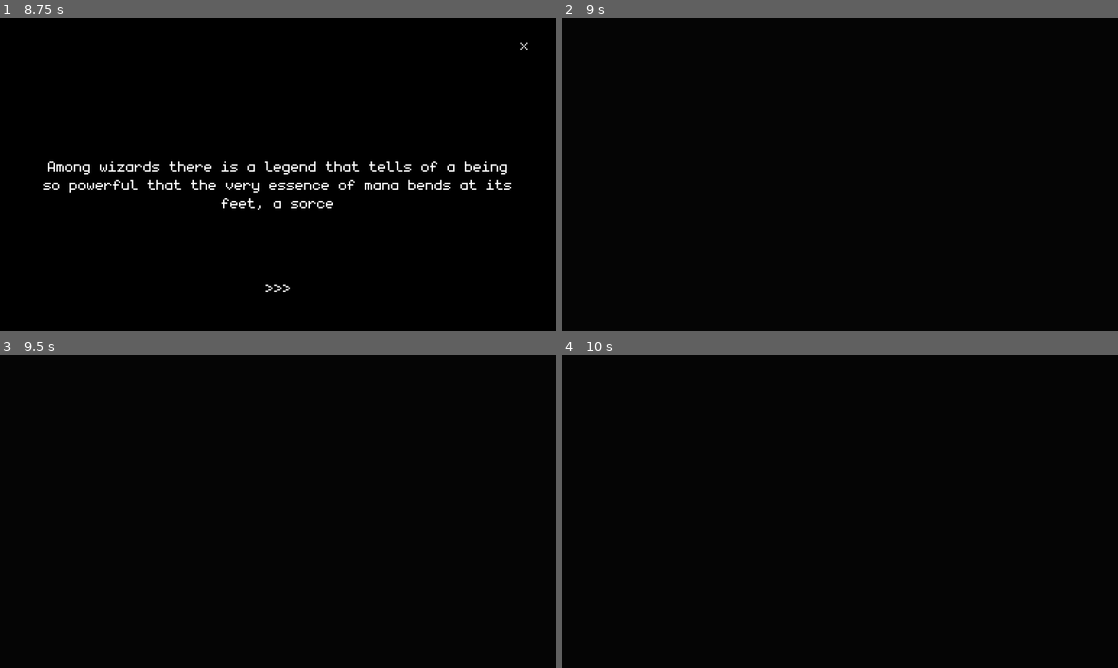
Above: before the commit, frames 1-4 (two rows, left to right).
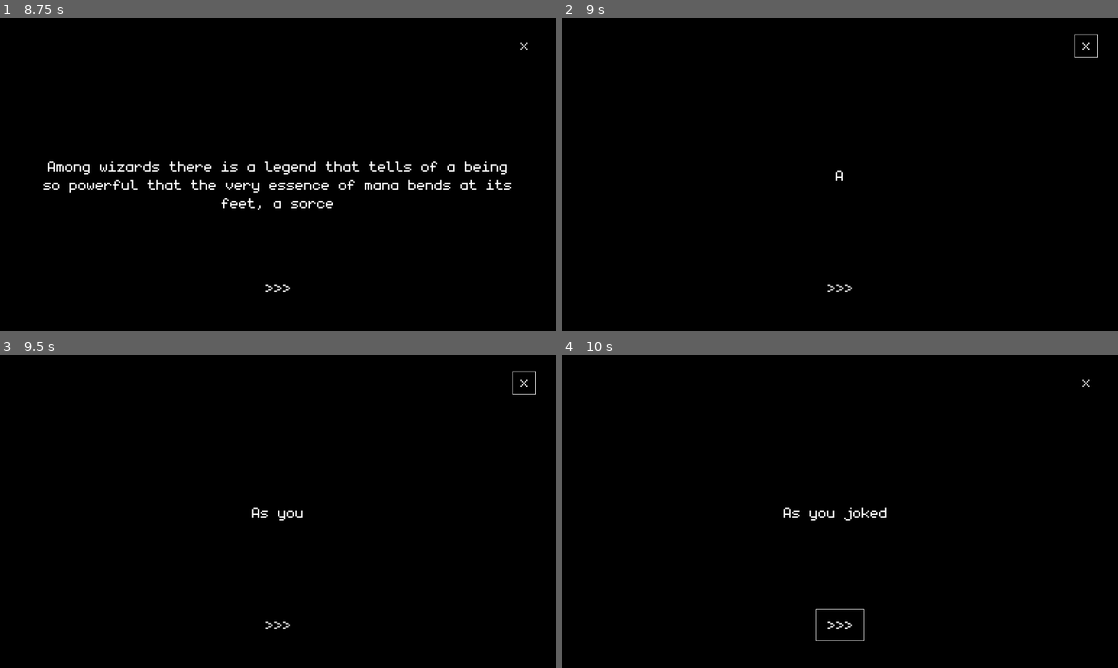
Above: after the commit, the same moments.

Repository: Juanxpeke/GD-BR2024
Game: Godot game, scene res://Core/GUI/MainMenu/main_menu.tscn
Two runs of this game, one before a commit and one after it. Both use one fixed random seed, a clock stepped at 60 frames per second and the inputs below. The engine's default icon, where the game draws it, is replaced by a stand-in: a white triangle on a blue panel in a dark square. Sound files missing from this copy of the repository are replaced by a short silence.
Inputs (mouse positions are in pixels of both pictures, inside the frame that each line leads up to):
- Up to frame 1 (8.75 s): click "Start Game" at 0.5 s; click ">>>" at 1.25 s; click ">>>" at 2 s; click ">>>" at 2.75 s; drag from (278, 174) to (333, 105) at 3.52 s; drag from (166, 190) to (250, 237) at 4.27 s; move the mouse to (333, 105) at 5.02 s; hold Mouse wheel up (wheel_up) 5.03-5.75 s; click (333, 105) at 5.17 s; drag from (250, 237) to (111, 127) at 5.77 s; move the mouse to (444, 221) at 6.52 s; hold Mouse wheel down (wheel_down) 6.53-7.25 s; click (444, 221) at 6.67 s; drag from (111, 127) to (194, 96) at 7.27 s; tap Enter at 8 s; move the mouse to (305, 174) at 8.02 s; press the mouse at (305, 174) at 8.03 s
- Up to frame 2 (9 s): release the mouse at (867, 174) at 8.75 s; click "x" at 8.75 s
- Up to frame 3 (9.5 s): no input
- Up to frame 4 (10 s): click (840, 624) at 9.5 s, where only the run after the commit has a clickable ">>>"

Frame 1 is identical in both runs. In frame 2, 0.1% of the frame differs, in the area x 47-97%, y 5-88%; in frame 3, 0.2%; in frame 4, 0.3%, in the area x 39-95%, y 7-92%.

Commit message:
Disabled Pool of poison and fixed extra bugs

Diff:
--- a/Core/Entity/Plays/deck_play.gd
+++ b/Core/Entity/Plays/deck_play.gd
@@ -17,6 +17,4 @@
 
 # Core execution logic
 func core_execute() -> void:
-	if !GameManager.current_match:
-		return
 	GameManager.current_world.deck.give_domino()
--- a/Core/Entity/entity.gd
+++ b/Core/Entity/entity.gd
@@ -66,7 +66,7 @@
 func set_current_health(amount : int) -> void:
 	current_health = clamp(amount, 0, health)
 	health_changed.emit()
-	dead.emit() # TODO: Delete this after debug
+	#dead.emit() # TODO: Delete this after debug
 	if current_health == 0:
 		dead.emit()
 
--- a/Core/GUI/Introduction/introduction.tscn
+++ b/Core/GUI/Introduction/introduction.tscn
@@ -1,6 +1,7 @@
-[gd_scene load_steps=7 format=3 uid="uid://btlm3c8rgqm5q"]
+[gd_scene load_steps=8 format=3 uid="uid://btlm3c8rgqm5q"]
 
 [ext_resource type="Script" path="res://Core/GUI/Introduction/introduction.gd" id="1_4awsi"]
+[ext_resource type="PackedScene" uid="uid://c0o2nke3j8sgy" path="res://Core/Match/timmy_match.tscn" id="2_ug3me"]
 [ext_resource type="PackedScene" uid="uid://clu2r6usspr4j" path="res://Core/GUI/Cutscene/cutscene_component.tscn" id="2_y7360"]
 [ext_resource type="Script" path="res://Core/GUI/Cutscene/cutscene_resource.gd" id="4_pionl"]
 
@@ -36,6 +37,7 @@
 grow_horizontal = 2
 grow_vertical = 2
 script = ExtResource("1_4awsi")
+first_boss_match = ExtResource("2_ug3me")
 
 [node name="CutsceneComponent" parent="." instance=ExtResource("2_y7360")]
 unique_name_in_owner = true
--- a/Core/Match/match.gd
+++ b/Core/Match/match.gd
@@ -53,6 +53,8 @@
 
 # Called when the opponent loses the game
 func player_win() -> void:
+	entities.queue_free()
+	world_viewport_container.queue_free()
 	print("connected")
 	for connection in turn_ended.get_connections():
 		turn_ended.disconnect(connection.callable)
@@ -62,6 +64,8 @@
 
 # Called when the player loses the game
 func player_lose() -> void:
+	entities.queue_free()
+	world_viewport_container.queue_free()
 	print("connected")
 	for connection in turn_ended.get_connections():
 		turn_ended.disconnect(connection.callable)
--- a/Global/Skills/skill_manager.gd
+++ b/Global/Skills/skill_manager.gd
@@ -2,25 +2,25 @@
 
 var skills = [
 	# Arcane
-	#load("res://Global/Skills/ArcaneLance/arcane_lance.tres"),
-	#load("res://Global/Skills/MagicMissiles/magic_missiles.tres"),
+	load("res://Global/Skills/ArcaneLance/arcane_lance.tres"),
+	load("res://Global/Skills/MagicMissiles/magic_missiles.tres"),
 	# Nature
-	#load("res://Global/Skills/ElectroBolt/electro_bolt.tres"),
-	#load("res://Global/Skills/ThunderStrike/thunder_strike.tres"),
+	load("res://Global/Skills/ElectroBolt/electro_bolt.tres"),
+	load("res://Global/Skills/ThunderStrike/thunder_strike.tres"),
 	# Dark
-	#load("res://Global/Skills/DarkBlast/dark_blast.tres"),
-	#load("res://Global/Skills/BlackHole/black_hole.tres"),
+	load("res://Global/Skills/DarkBlast/dark_blast.tres"),
+	load("res://Global/Skills/BlackHole/black_hole.tres"),
 	# Inferno
-	#load("res://Global/Skills/Fireball/fireball.tres"),
-	#load("res://Global/Skills/MagmaThrow/magma_throw.tres"),
+	load("res://Global/Skills/Fireball/fireball.tres"),
+	load("res://Global/Skills/MagmaThrow/magma_throw.tres"),
 	# Arcane & Nature
-	#load("res://Global/Skills/VampireBite/vampire_bite.tres"),
+	load("res://Global/Skills/VampireBite/vampire_bite.tres"),
 	# Arcane & Dark
 	load("res://Global/Skills/ManaPoison/mana_poison.tres"),
 	# Arcane & Inferno
-	#load("res://Global/Skills/Revitalize/revitalize.tres"),
+	load("res://Global/Skills/Revitalize/revitalize.tres"),
 	# Nature & Dark
-	load("res://Global/Skills/PoolOfPoison/pool_of_poison.tres"),
+	#load("res://Global/Skills/PoolOfPoison/pool_of_poison.tres"),
 	# Nature & Inferno
 	load("res://Global/Skills/FireMoon/fire_moon.tres"),
 	# Inferno & Dark
Not shown: 1 places in Core/GUI/MainMenu/main_menu.tscn that only renumber resources
